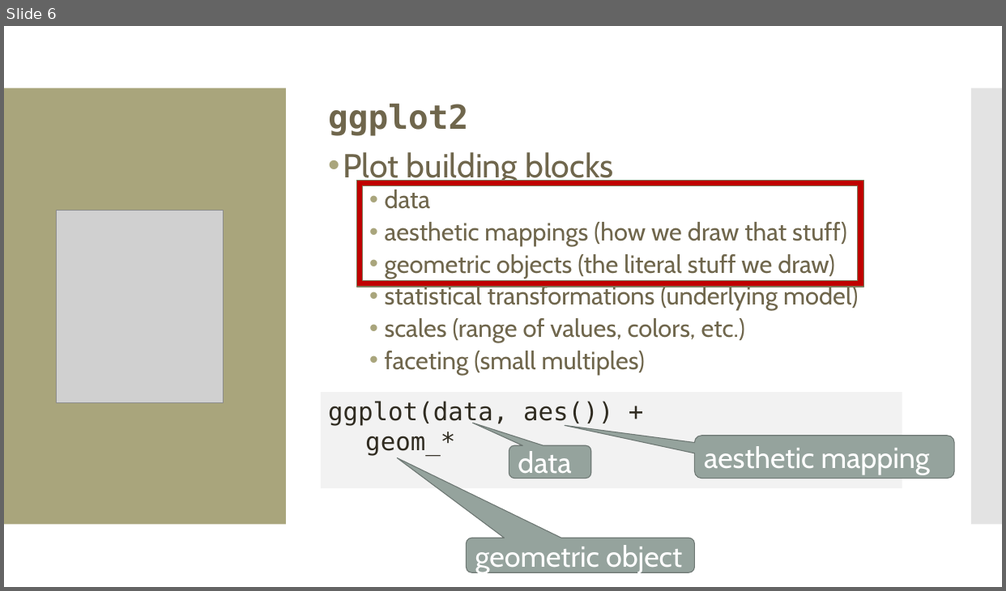
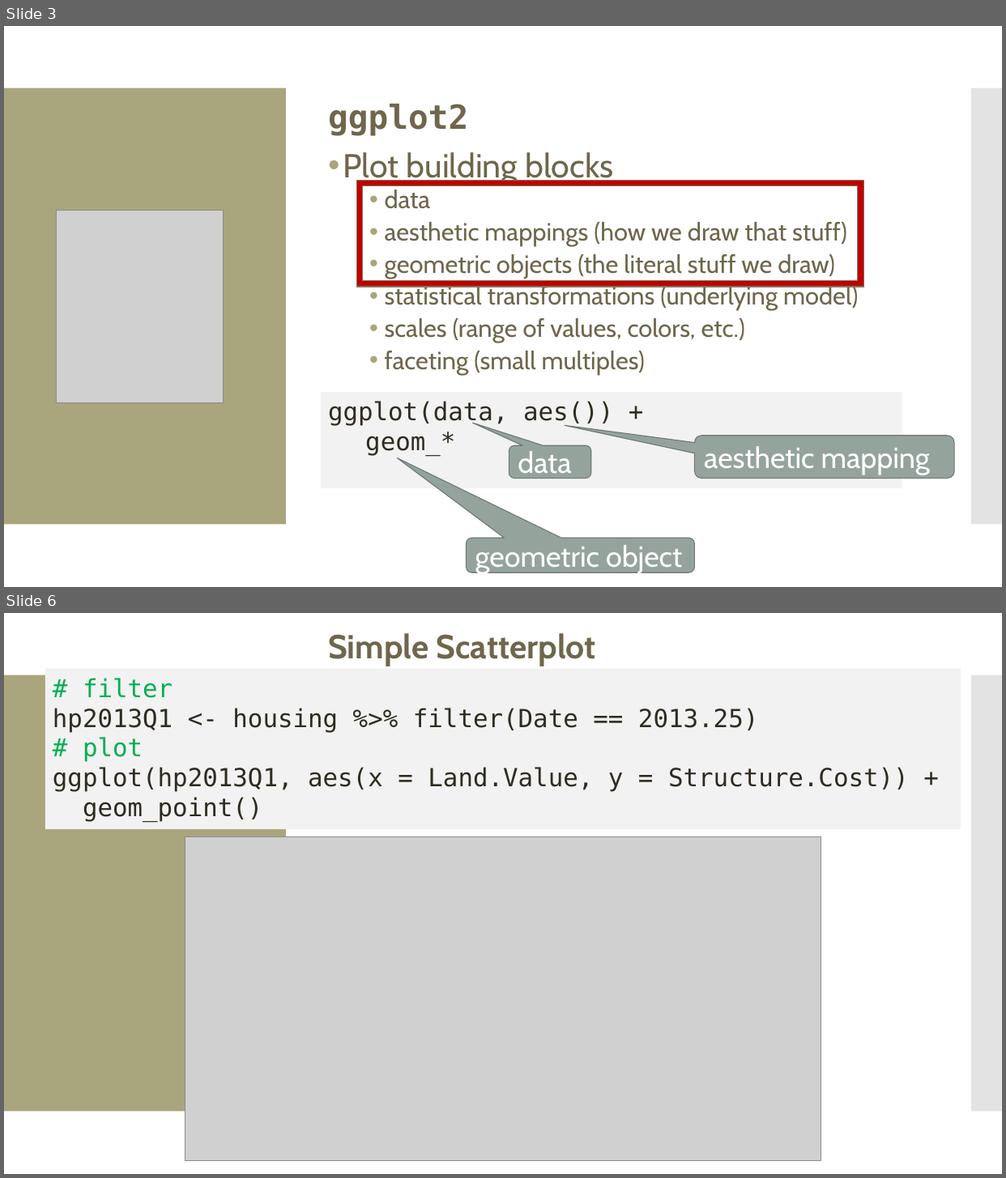
Before and after one commit to amosca01/Intro-DS-F23, a slide deck: slides/07-grammar-of-graphics-color.pptx. Shown one above the other, each under a label of ours: slide 6 before the commit, slides 3 and 6 after it; the slides between them are not shown. The pictures are 1006x591 and 1006x1178 pixels, drawn with LibreOffice and Linux fonts; fonts in the diff are those of the drawing; grey boxes stand for pictures. Boxes give left, top, right and bottom in pixels: in the first picture for what was removed or moved away, otherwise in the second. Text is boxed around its words. In the diff, an @@ line names an element or a change of style, - is before the commit and + after.

```diff
--- a/slides/07-grammar-of-graphics-color.pptx
+++ b/slides/07-grammar-of-graphics-color.pptx
@@ slide 6 added at <box>4,613,1002,1174</box>, background #FFFFFF; not listed: 2 template elements that a slide beside it also shows @@
@@ text added at <box>328,633,596,666</box>, 32 pt, text #6F664C, bold @@
+Simple Scatterplot
@@ rectangle added at <box>45,668,961,829</box>, fill #F2F2F2, 24 pt, text #2F2B20 @@
+# filter
+hp2013Q1 <- housing %>% filter(Date == 2013.25)
+# plot
+ggplot(hp2013Q1, aes(x = Land.Value, y = Structure.Cost)) +
+geom_point()
@@ picture added at <box>185,837,821,1161</box> @@
@@ what was slide 6 is now slide 3 @@
```
Also in this commit, not shown: 3 slides changed, 19 other slides added, 5 slides removed, 4 other files.
